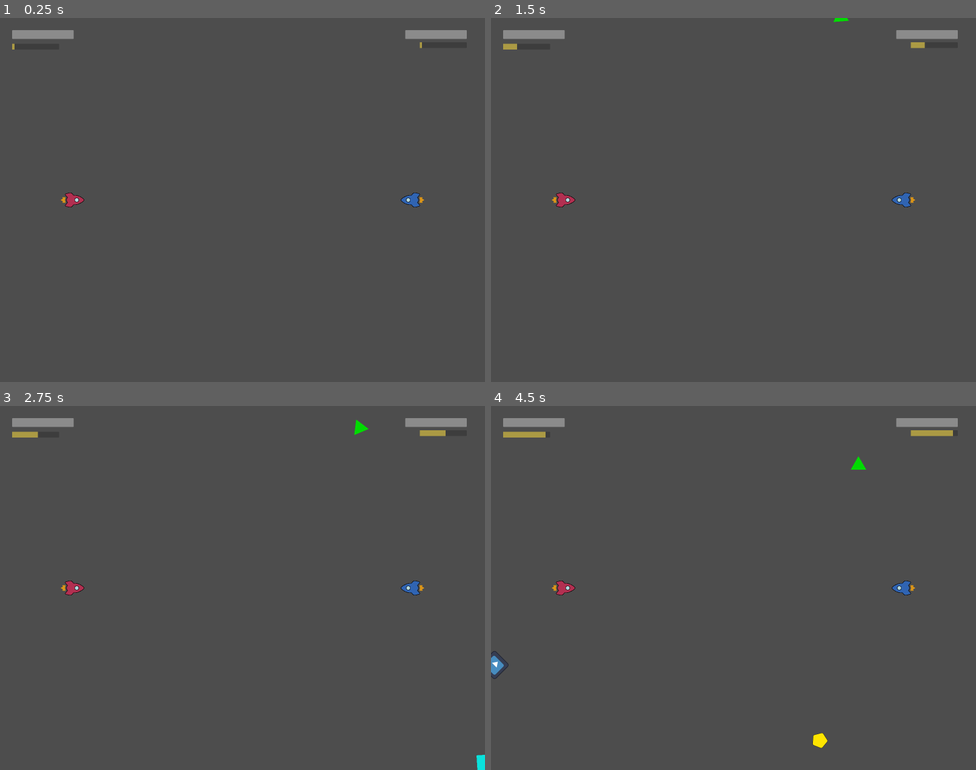
Above: before the commit, frames 1-4 (two rows, left to right).
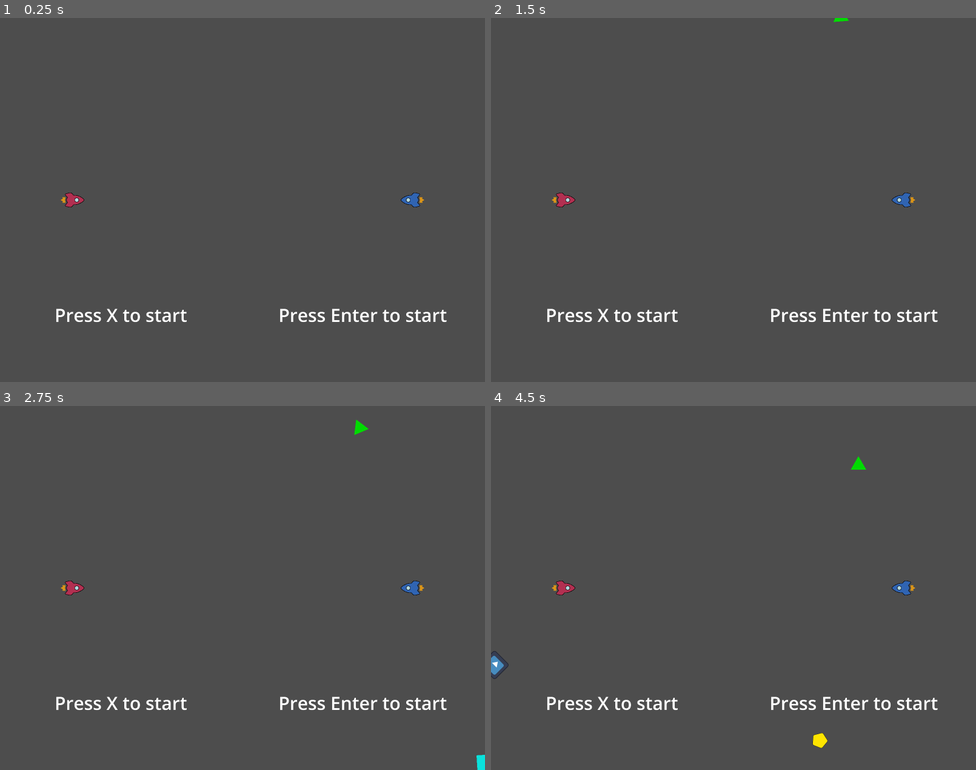
Above: after the commit, the same moments.

Repository: RajwolChapagain/Arcade-Game
Game: Godot game, scene res://main.tscn
Two runs of this game, one before a commit and one after it. Both use one fixed random seed, a clock stepped at 60 frames per second and the inputs below. The engine's default icon, where the game draws it, is replaced by a stand-in: a white triangle on a blue panel in a dark square.
Inputs:
- Up to frame 1 (0.25 s): no input
- Up to frame 2 (1.5 s): tap X at 0.5, 1.25 s
- Up to frame 3 (2.75 s): tap X at 2 s
- Up to frame 4 (4.5 s): tap X at 2.75, 3.5, 4.25 s

The runs differ from the first frame. In frame 1, 1.5% of the frame differs, in the area x 2-97%, y 3-84%; in frame 2, 1.6%; in frame 3, 1.7%; in frame 4, 1.8%.

Commit message:
Add main menu node with 2 labels

Diff:
--- a/main.tscn
+++ b/main.tscn
@@ -31,6 +31,7 @@
 zoom = Vector2(0.5, 0.5)
 
 [node name="HUD" parent="." instance=ExtResource("4_kn60h")]
+visible = false
 offset_left = -2000.0
 offset_top = -1500.0
 offset_right = 2000.0
@@ -38,4 +39,45 @@
 
 [node name="Spawner" parent="." instance=ExtResource("5_0xksv")]
 
+[node name="MainMenu" type="Control" parent="."]
+layout_mode = 3
+anchors_preset = 15
+anchor_right = 1.0
+anchor_bottom = 1.0
+offset_left = -2000.0
+offset_top = -1500.0
+offset_right = 2000.0
+offset_bottom = 1500.0
+grow_horizontal = 2
+grow_vertical = 2
+
+[node name="Label" type="Label" parent="MainMenu"]
+layout_mode = 1
+anchors_preset = 2
+anchor_top = 1.0
+anchor_bottom = 1.0
+offset_left = 450.0
+offset_top = -656.0
+offset_right = 1543.0
+offset_bottom = -448.0
+grow_vertical = 0
+theme_override_font_sizes/font_size = 150
+text = "Press X to start"
+
+[node name="Label2" type="Label" parent="MainMenu"]
+layout_mode = 1
+anchors_preset = 3
+anchor_left = 1.0
+anchor_top = 1.0
+anchor_right = 1.0
+anchor_bottom = 1.0
+offset_left = -1703.0
+offset_top = -656.0
+offset_right = -314.0
+offset_bottom = -448.0
+grow_horizontal = 0
+grow_vertical = 0
+theme_override_font_sizes/font_size = 150
+text = "Press Enter to start"
+
 [connection signal="object_spawned" from="Spawner" to="." method="_on_spawner_object_spawned"]
